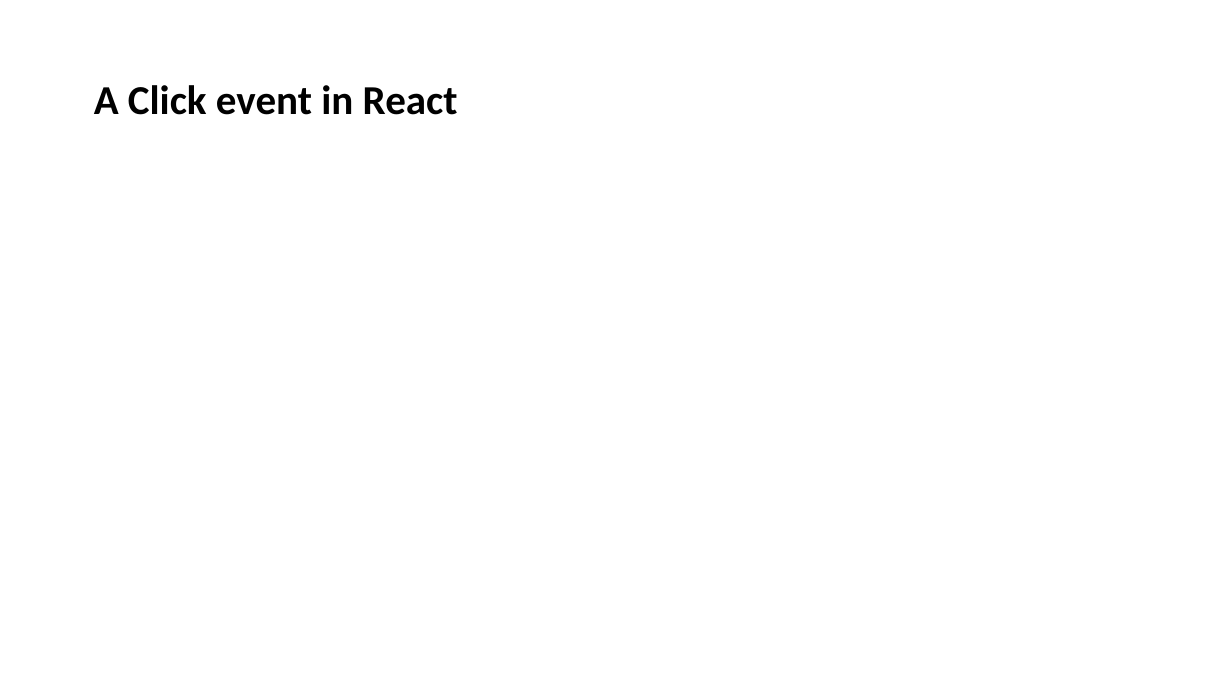
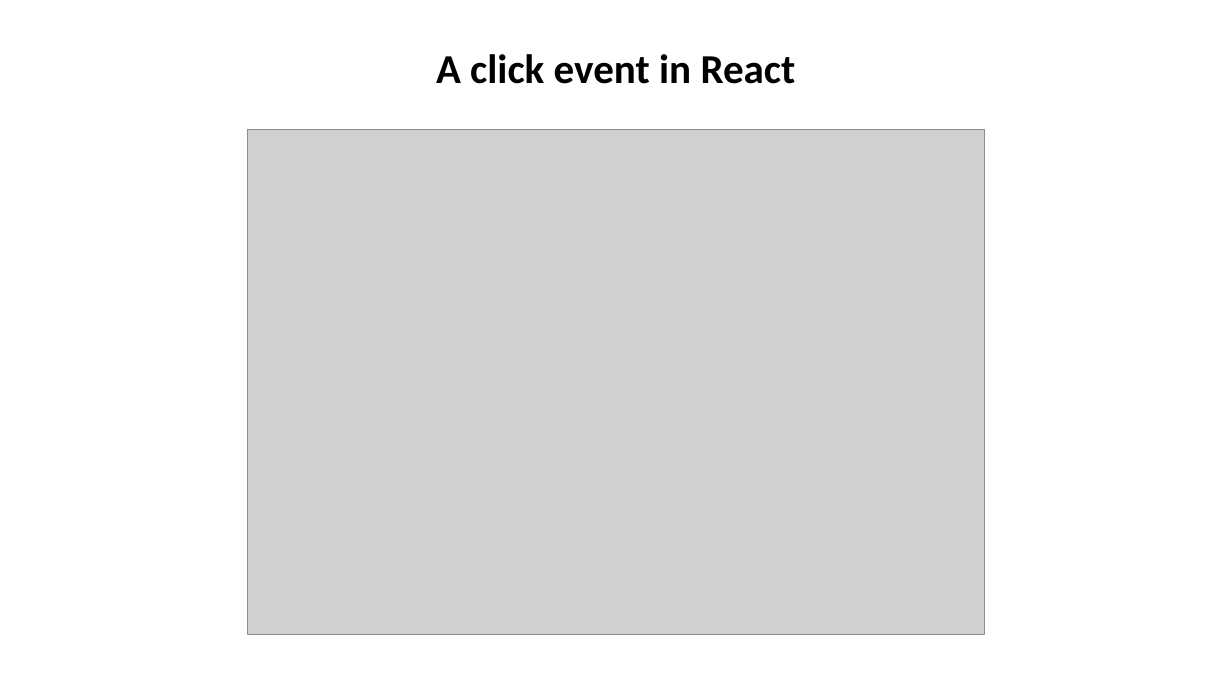
Before and after one commit to andrewsunglaekim/history-of-fefw, a slide deck: slide 12 of deck.pptx (slide 11 before the commit). Drawn at 1232x693 pixels with LibreOffice and Linux fonts; fonts in the diff are those of the drawing; grey boxes stand for pictures. Boxes give left, top, right and bottom in pixels: in the first picture for what was removed or moved away, otherwise in the second. Text is boxed around its words. In the diff, an @@ line names an element or a change of style, - is before the commit and + after.

```diff
--- a/deck.pptx
+++ b/deck.pptx
@@ text at box(436, 54, 796, 84): text changed @@
-A Click event in React
+A click event in React
@@ picture added at box(248, 129, 985, 634) @@
```
Also in this commit, not shown: 8 slides added, 1 slide removed, 10 other files.
